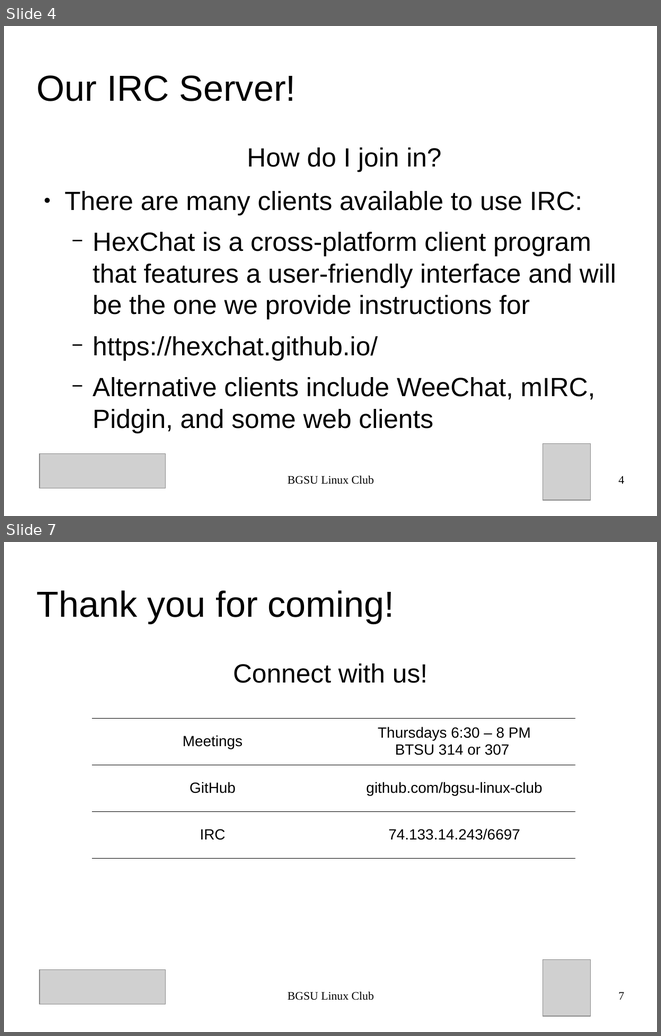
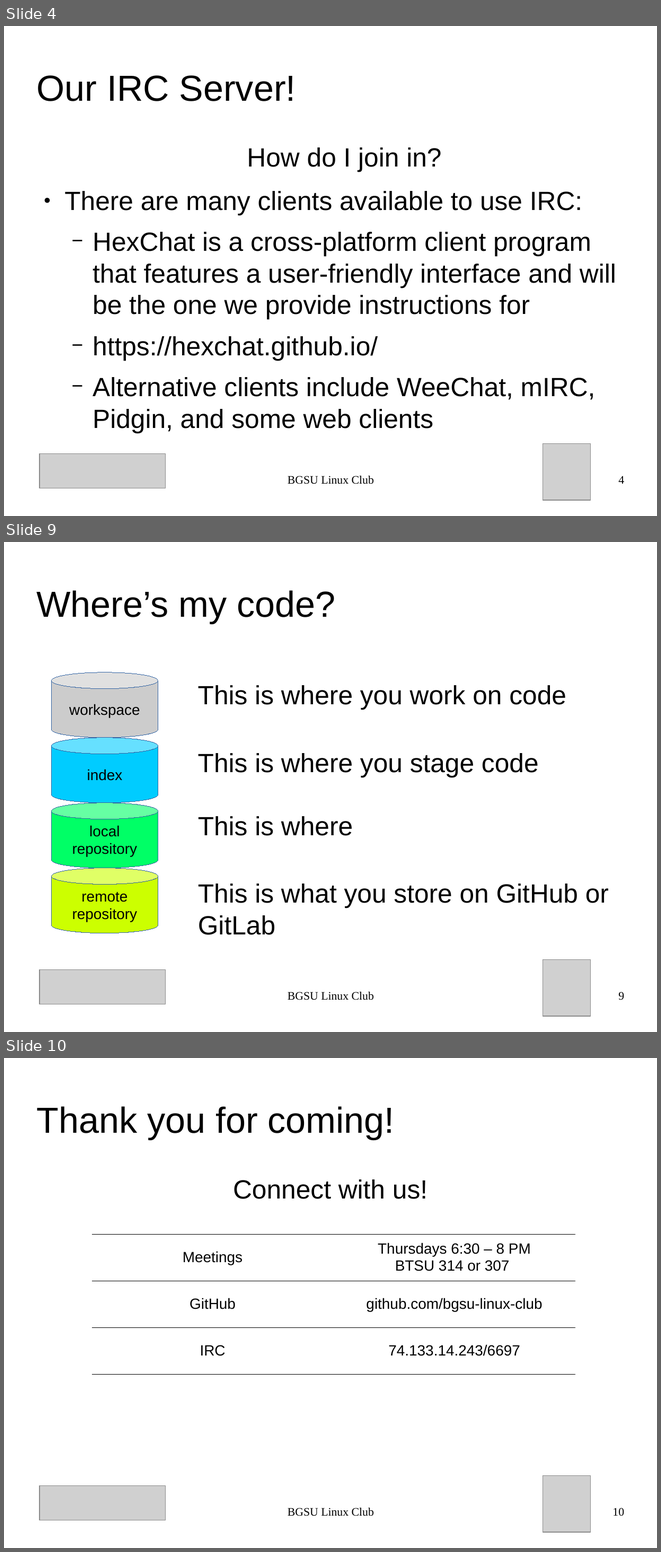
Before and after one commit to BGSU-Linux-Club/BGSU-Git-Tutorial, a slide deck: presentation.odp. Shown one above the other, each under a label of ours: slides 4 and 7 before the commit, slides 4, 9 and 10 after it; the slides between them are not shown. The pictures are 661x1036 and 661x1552 pixels, drawn with LibreOffice and Linux fonts; fonts in the diff are those of the drawing; grey boxes stand for pictures. Boxes give left, top, right and bottom in pixels: in the first picture for what was removed or moved away, otherwise in the second. Text is boxed around its words. In the diff, an @@ line names an element or a change of style, - is before the commit and + after.

```diff
--- a/presentation.odp
+++ b/presentation.odp
@@ slide 9 added at box(4, 542, 657, 1032), background #FFFFFF @@
@@ title added at box(37, 590, 336, 623), 44 pt, text #000000 @@
+Where’s my code?
@@ cylinder added at box(51, 672, 158, 738), fill #CCCCCC, outline #3465A4 0 pt, 18 pt, text #000000 @@
+workspace
@@ text added at box(198, 685, 566, 709), 32 pt, text #000000 @@
+This is where you work on code
@@ cylinder added at box(51, 738, 158, 803), fill #00CCFF, outline #3465A4 0 pt, 18 pt, text #000000 @@
+index
@@ text added at box(198, 753, 539, 777), 32 pt, text #000000 @@
+This is where you stage code
@@ cylinder added at box(51, 803, 158, 868), fill #00FF66, outline #3465A4 0 pt, 18 pt, text #000000 @@
+local
+repository
@@ text added at box(198, 816, 353, 836), 32 pt, text #000000 @@
+This is where
@@ cylinder added at box(51, 868, 158, 933), fill #CCFF00, outline #3465A4 0 pt, 18 pt, text #000000 @@
+remote
+repository
@@ text added at box(198, 883, 609, 935), 32 pt, text #000000 @@
+This is what you store on GitHub or GitLab
@@ picture added at box(40, 970, 165, 1004) @@
@@ picture added at box(543, 960, 591, 1016) @@
@@ text added at box(288, 991, 374, 1000), 14 pt, text #000000 @@
+BGSU Linux Club
@@ page number added at box(618, 991, 624, 1000), 14 pt, text #000000 @@
+9
@@ what was slide 7 is now slide 10 @@
@@ page number at box(612, 1507, 624, 1516): text changed @@
-7
+10
```
Also in this commit, not shown: 1 slide changed, 3 other slides added, 1 slide removed, 2 other files.
